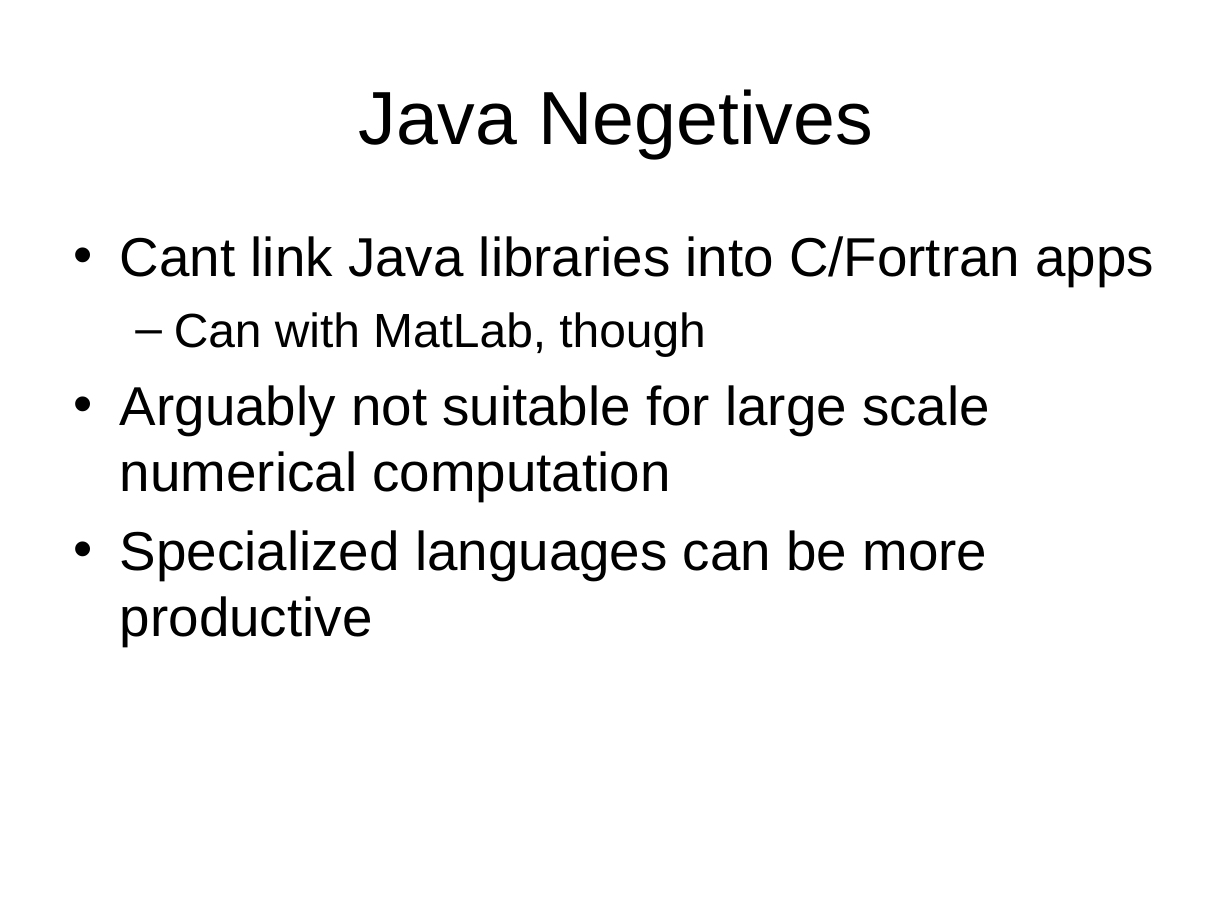
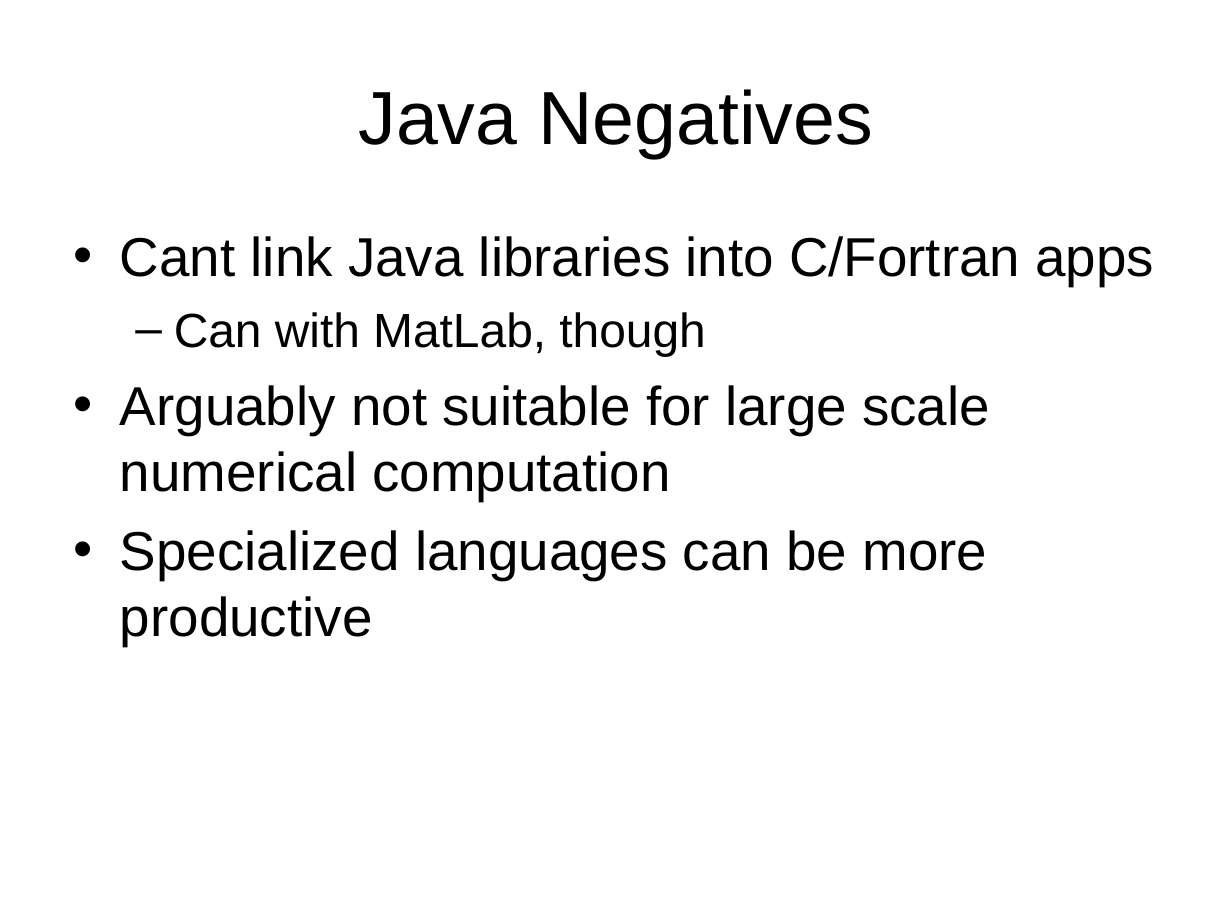
Before and after one commit to ooici-eoi/THREDDS, a slide deck: slide 3 of docs/web/netcdf-java/site/tutorial/CDMoverview.ppt. Drawn at 1232x924 pixels with LibreOffice and Linux fonts; fonts in the diff are those of the drawing; background and template pictures are left out. Boxes give left, top, right and bottom in pixels: in the first picture for what was removed or moved away, otherwise in the second. Text is boxed around its words. In the diff, an @@ line names an element or a change of style, - is before the commit and + after.

```diff
--- a/docs/web/netcdf-java/site/tutorial/CDMoverview.ppt
+++ b/docs/web/netcdf-java/site/tutorial/CDMoverview.ppt
@@ title at [358, 89, 873, 158]: text changed @@
-Java Negetives
+Java Negatives
```
Also in this commit, not shown: 4 other slides changed, 55 other files.
